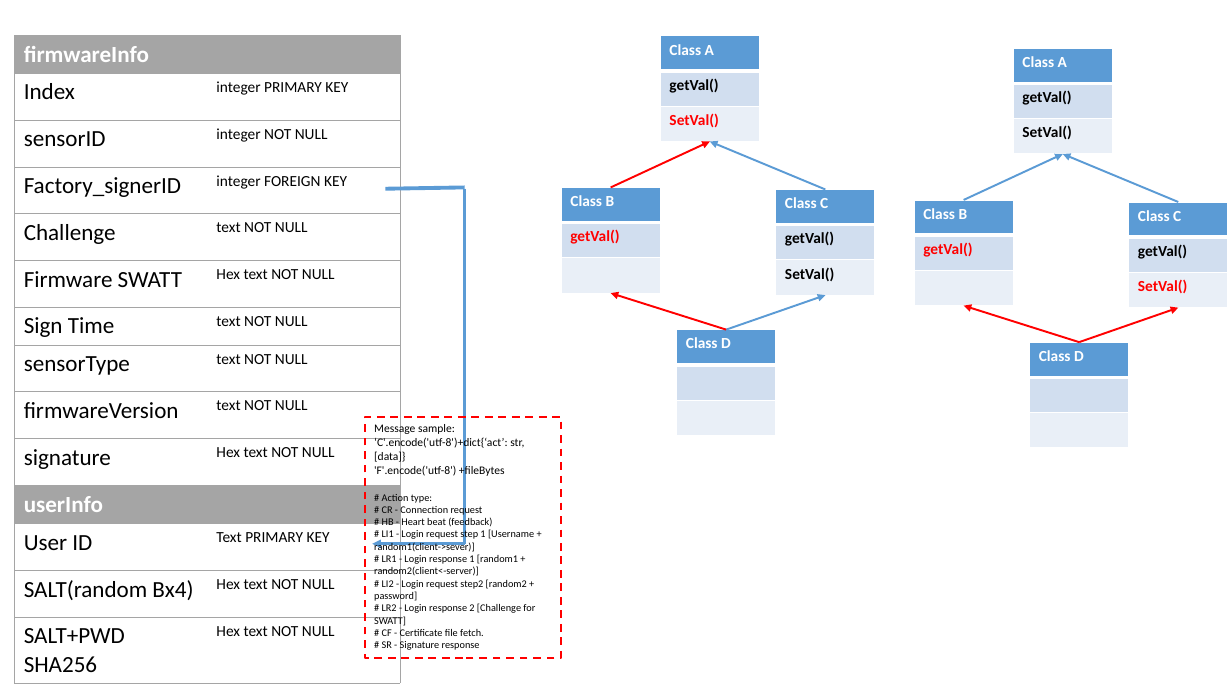
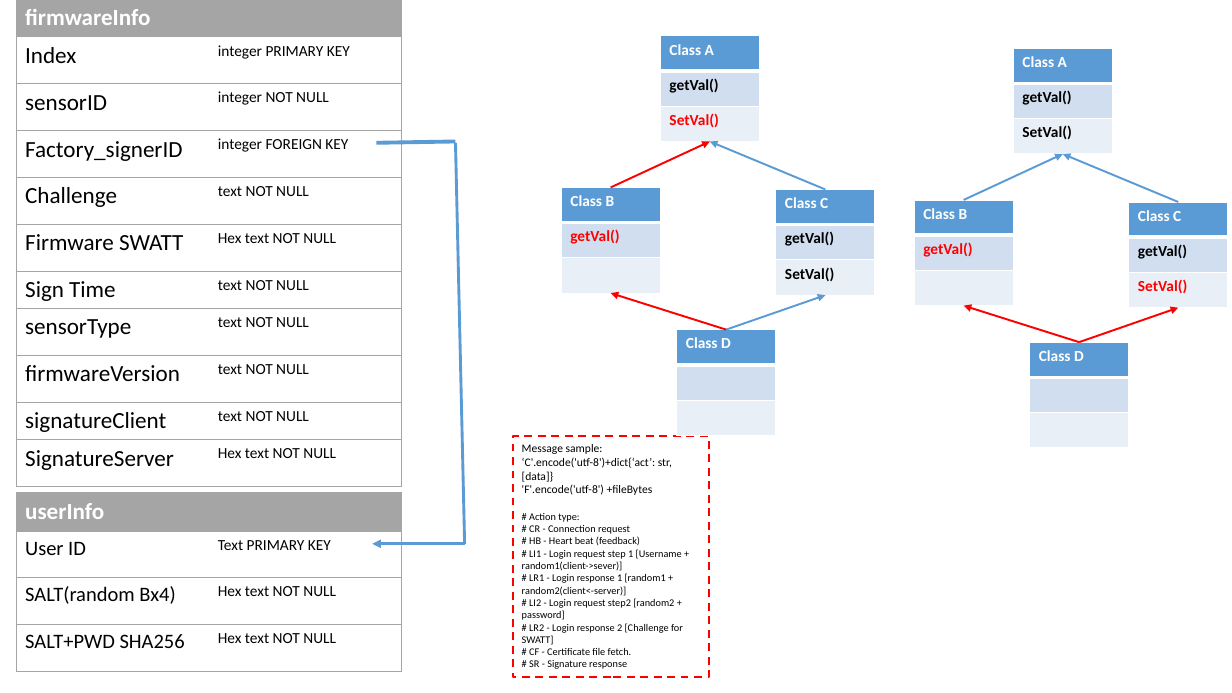
Before and after one commit to LiuYuancheng/Xandar_Sensor_IOT, a slide deck: slide 2 of doc/firmwaresignWF.pptx. Drawn at 1232x693 pixels with LibreOffice and Linux fonts; fonts in the diff are those of the drawing. Boxes give left, top, right and bottom in pixels: in the first picture for what was removed or moved away, otherwise in the second. Text is boxed around its words. In the diff, an @@ line names an element or a change of style, - is before the commit and + after.

```diff
--- a/doc/firmwaresignWF.pptx
+++ b/doc/firmwaresignWF.pptx
@@ table at (16,0,402,482) @@
-row 10: signature | Hex text NOT NULL
+row 10: signatureClient | text NOT NULL
+row 11: SignatureServer | Hex text NOT NULL
@@ table: place and size @@
-table at (15,36,401,481)
+table at (16,0,402,482)
@@ line moved from (385, 189) - (465, 188) to (376, 143) - (456, 141) @@
@@ line moved from (465, 189) - (465, 544) to (456, 143) - (465, 544) @@
@@ rectangle "Message sample:": place and size @@
-rectangle "Message sample:" at (365,417,561,658)
+rectangle "Message sample:" at (513,436,709,677)
@@ table at (16,493,402,669) @@
@@ size 18 to 16 pt in "User ID", "SALT(random Bx4)", "SALT+PWD SHA256" @@
@@ table: place and size @@
-table at (15,485,401,680)
+table at (16,493,402,669)
```
Also in this commit, not shown: 1 other slide changed, 3 other files.
